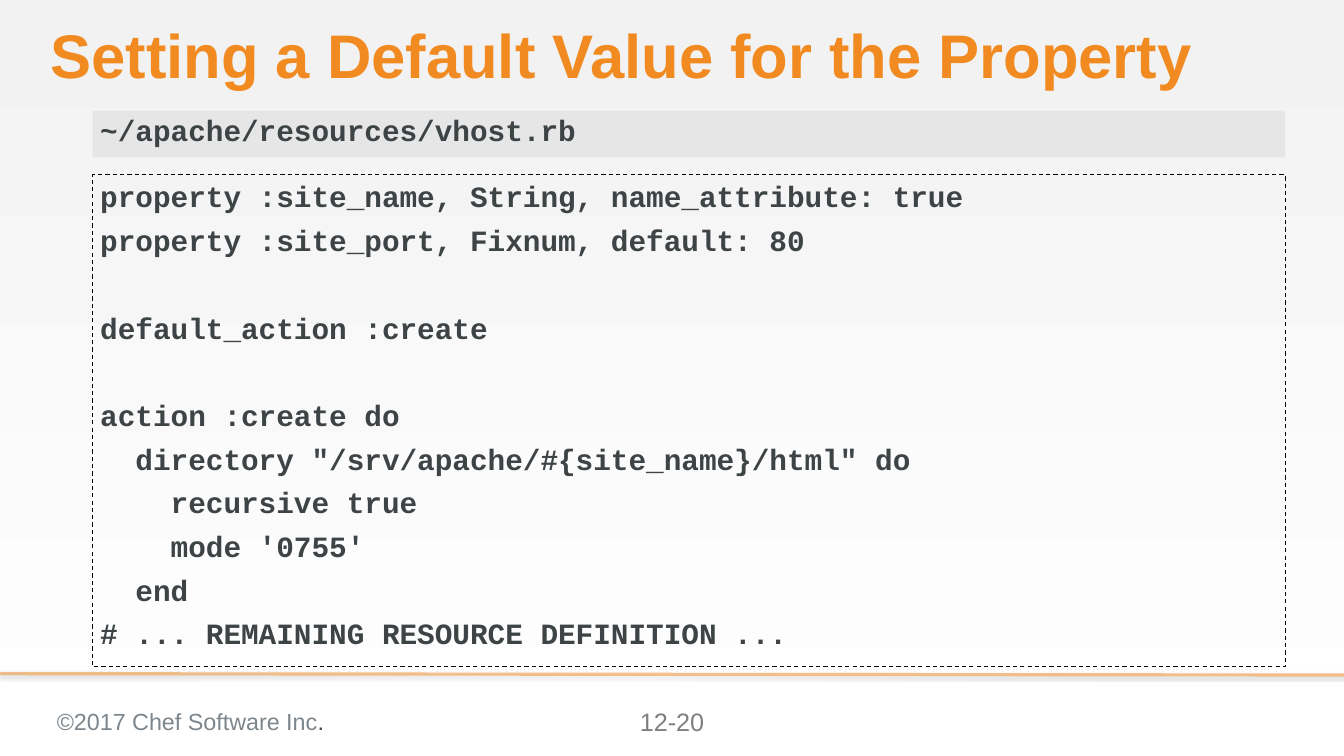
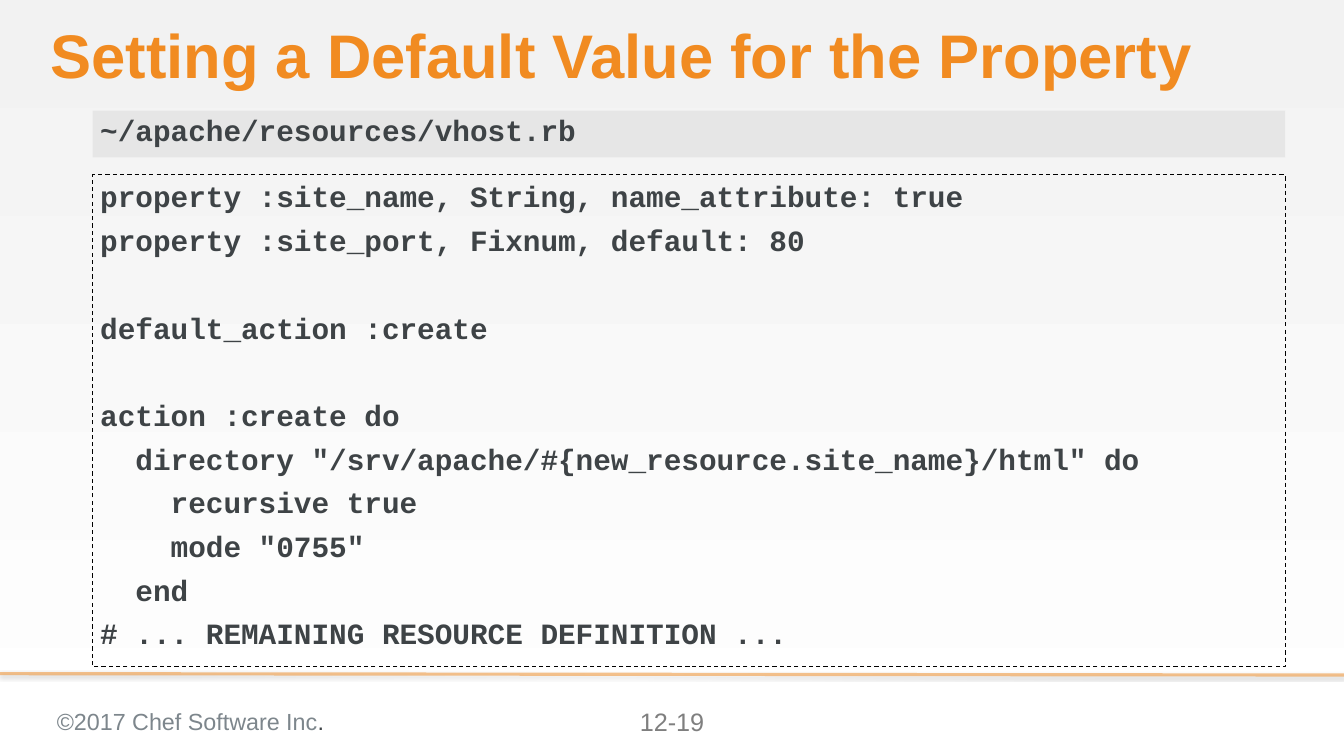
Before and after one commit to ericheiser/chef-intermediate, a slide deck: slide 19 of 12-refining_a_custom_resource.pptx (slide 20 before the commit). Drawn at 1344x756 pixels with LibreOffice and Linux fonts; fonts in the diff are those of the drawing; background and template pictures are left out. Boxes give left, top, right and bottom in pixels: in the first picture for what was removed or moved away, otherwise in the second. Text is boxed around its words. In the diff, an @@ line names an element or a change of style, - is before the commit and + after.

Commit message:
changed site_name to new_resource.site_name in CR, changed screen shots

```diff
--- a/12-refining_a_custom_resource.pptx
+++ b/12-refining_a_custom_resource.pptx
@@ text at (135, 449, 1139, 476): text changed @@
-directory "/srv/apache/#{site_name}/html" do
+directory "/srv/apache/#{new_resource.site_name}/html" do
@@ text at (171, 536, 365, 558): text changed @@
-mode '0755'
+mode "0755"
@@ page number at (640, 713, 704, 731): text changed @@
-12-20
+12-19
```
Also in this commit, not shown: 7 other slides changed, 1 slide removed.
